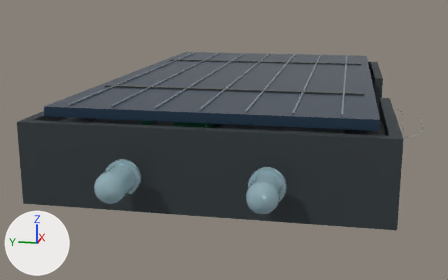
Two versions of the glTF model assets/3d/flashlight-assembly-blender-candidate.glb, one commit apart.
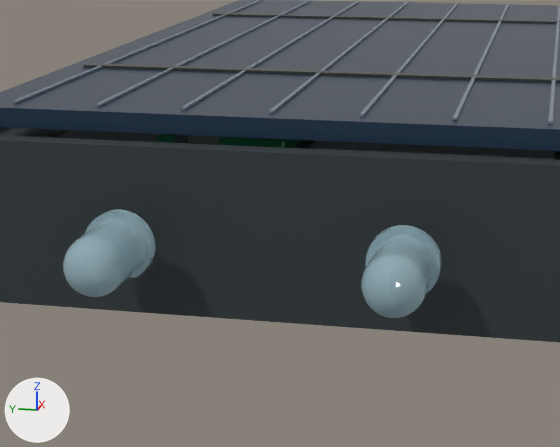
Each version is shown whole from a camera (50 mm lens) standing at (-0.1492, -0.0236, 0.0302) and looking at (-0.0093, 0.0043, -0.0048), then close up on the part from 14% to 77% of the width and 19% to 100% of the height. The axes (+X, +Y, +Z) are drawn at lower left. The lights are the same throughout. The first two pictures are the older version. Where no turn or scale is listed for an object, it has been applied to the vertices.

The first close-up shows 'battery', 'charge_module', 'enclosure', 'led_left', 'led_right', 'solar_bus', 'solar_bus.001', 'solar_cell_line.003', 'solar_cell_line.004', 'solar_cell_line.005', 'solar_cell_line.006', 'solar_panel_placeholder' and 4 more.
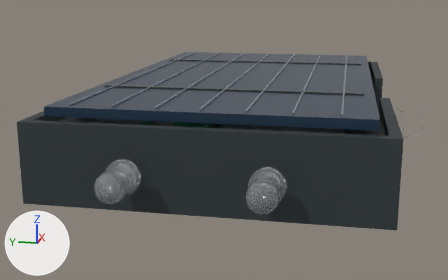
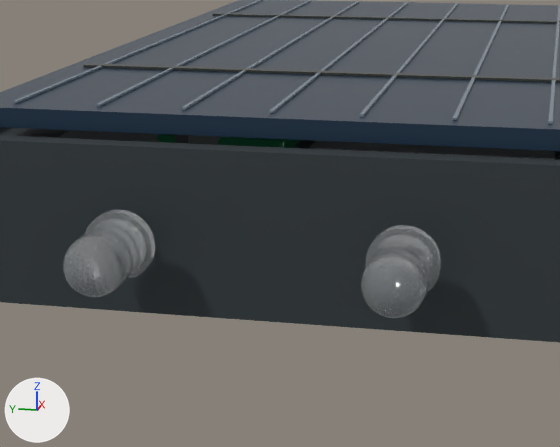
Commit message: fix(candidate): neutralize LED clear material

Pixel boxes [x1, y1, x2, y2] of what changed, in the close-ups (560 x 447 px):
```json
{"object": "led_right", "change": "recoloured, surface changed", "before": [63, 209, 155, 297], "after": [63, 209, 155, 297]}
{"object": "led_left", "change": "recoloured, surface changed", "before": [361, 225, 442, 318], "after": [361, 225, 442, 318]}
```

Scene script edits in JSON lines:
```json
{"op": "set", "path": "mat_ledclear.base_color", "old": "(0.62, 0.9, 1.0)", "new": "(0.88, 0.92, 0.94)", "note": "cyan #cef3ff -> white #f1f6f8"}
{"op": "set", "path": "mat_ledclear.transmission_weight", "old": "0.6", "new": "0.85"}
```
